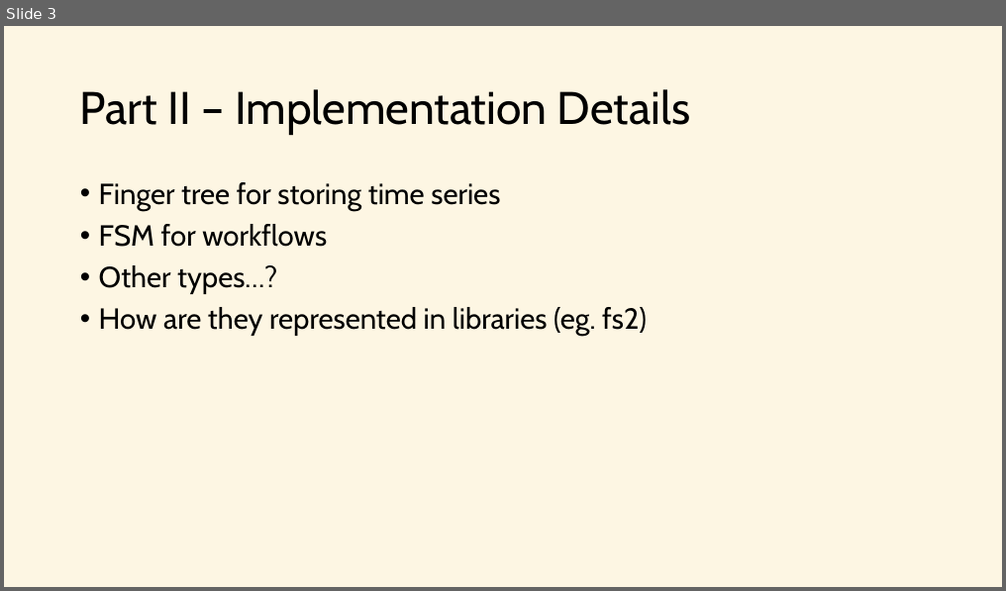
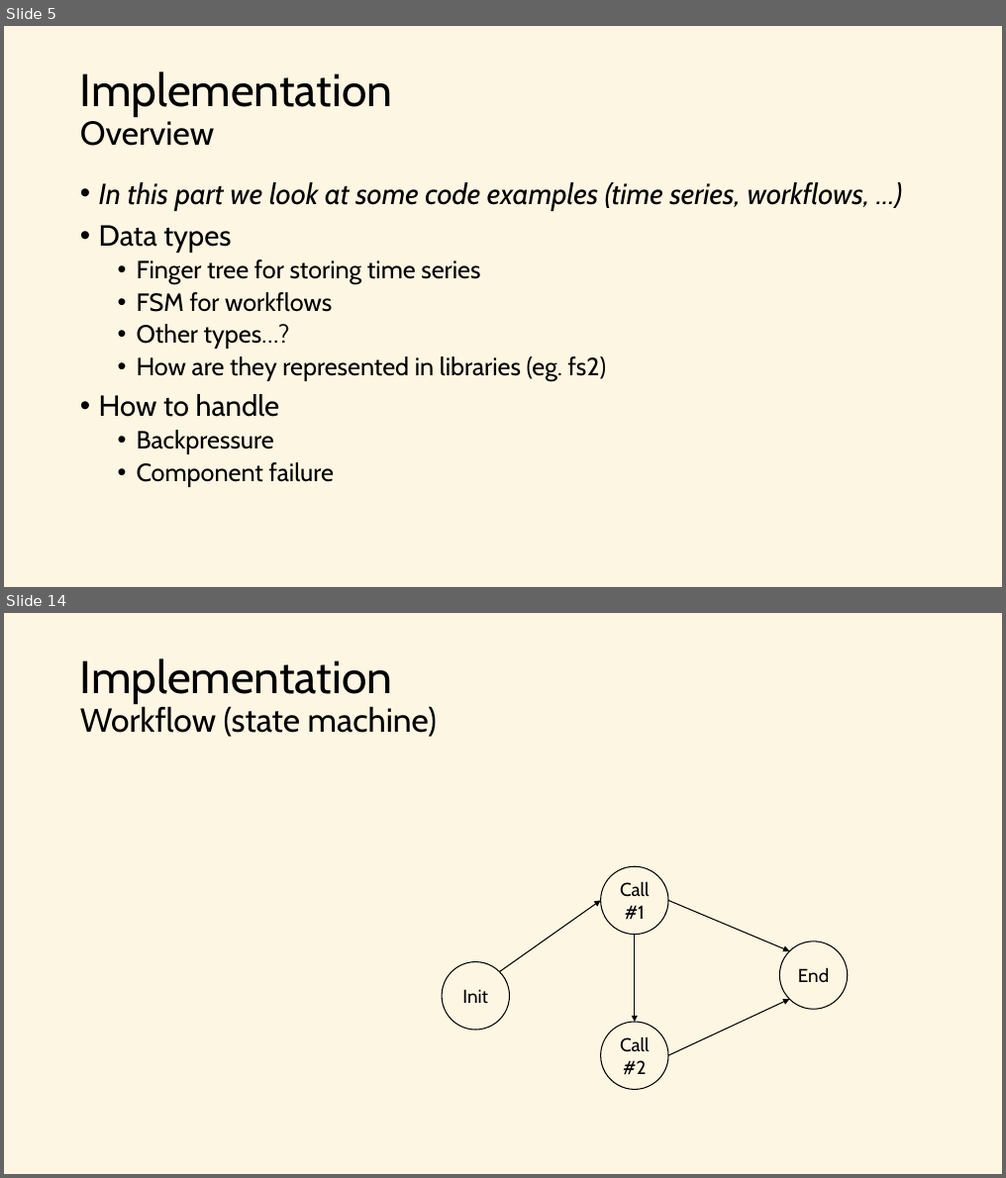
Before and after one commit to j-mueller/talks, a slide deck: 2016-12-scala-exchange/stream-processing.pptx. Shown one above the other, each under a label of ours: slide 3 before the commit, slides 5 and 14 after it; the slides between them are not shown. The pictures are 1006x591 and 1006x1178 pixels, drawn with LibreOffice and Linux fonts; fonts in the diff are those of the drawing. Boxes give left, top, right and bottom in pixels: in the first picture for what was removed or moved away, otherwise in the second. Text is boxed around its words. In the diff, an @@ line names an element or a change of style, - is before the commit and + after.

```diff
--- a/2016-12-scala-exchange/stream-processing.pptx
+++ b/2016-12-scala-exchange/stream-processing.pptx
@@ slide 14 added at (x1=4, y1=613, x2=1002, y2=1174), background #FDF6E3 @@
@@ title added at (x1=80, y1=659, x2=437, y2=737), 32 pt, text #000000 @@
+Implementation
+Workflow (state machine)
@@ group added at (x1=442, y1=866, x2=847, y2=1090): 4 ellipses, 4 arrows @@
+Init
+Call #1
+End
+Call #2
@@ what was slide 3 is now slide 5 @@
@@ slide 5 changed as well @@
@@ title at (x1=80, y1=72, x2=392, y2=146): text changed @@
-Part II – Implementation Details
+Implementation
+Overview
@@ text at (x1=99, y1=182, x2=870, y2=253): paragraphs added @@
+• In this part we look at some code examples (time series, workflows, …)
+• Data types
@@ text at (x1=137, y1=260, x2=607, y2=381): size 28 to 24 pt in "Finger tree for storing time series", "FSM for workflows", "Other types…?", "How are they represented in libraries (eg. ..."; list level 1 to 2 in "Finger tree for storing time ..."; list level 1 to 2 in "FSM for workflows"; list level 1 to 2 in "Other types…?"; list level 1 to 2 in "How are they represented in ..." @@
@@ text at (x1=99, y1=394, x2=334, y2=487): paragraphs added @@
+• How to handle
+  • Backpressure
+  • Component failure
```
Also in this commit, not shown: 2 other slides changed, 17 other slides added, 1 slide removed, 2 other files.
